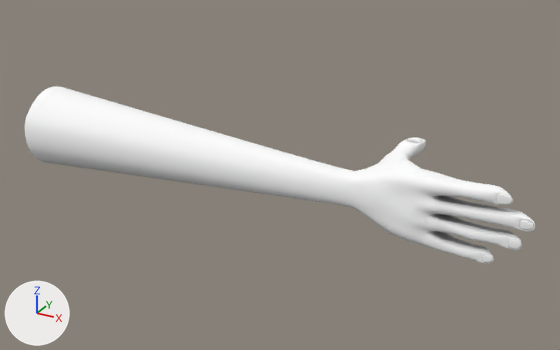
A saved change to the Blender file Assets/Models/KasiAuki.blend.
Before and after are seen from a 50 mm camera at (18.96, -33.22, 12.98) aimed at (8.65, -14.48, 3.61). Lighting does not change. The marker at lower left points along +X, +Y and +Z.

Objects in the first picture: 'KasiAuki'.
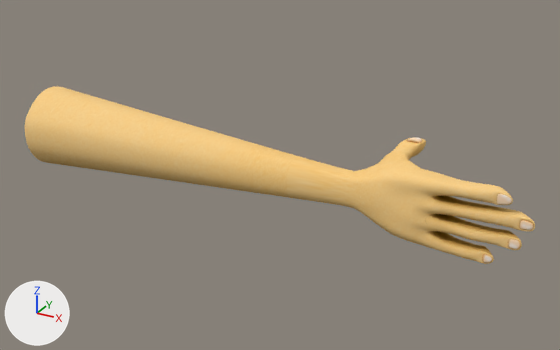
Where the newer file only moved an object's origin or applied its transform, the numbers keep the older frame.

The change, as a list of edits to the scene's bpy script:
```text
Add img_kasitekstur_copy_png:
    img_kasitekstur_copy_png = load_image('KasiTekstur copy.png', 'KasiTekstur copy.png', 2048, 2048, 'sRGB')
Change mat_material_001:
    mat_material_001.texture: img_normalbaek -> img_kasitekstur_copy_png
```

Location of each change, [x1, y1, x2, y2] in pixels of the pictures (560 x 350 px):
'KasiAuki', surface changed (white to beige)
    both: [25, 86, 535, 264]
